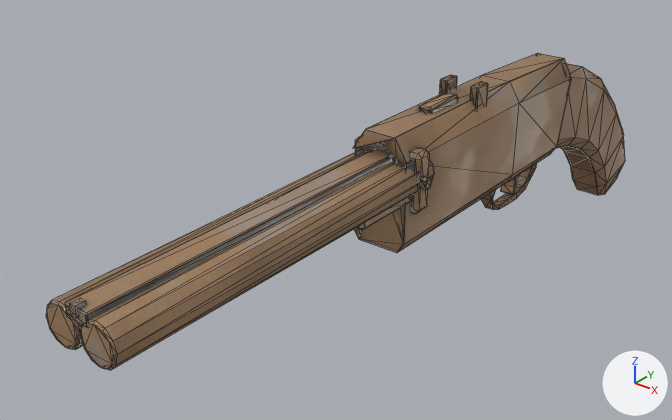
Renders of the glTF model assets/kitbash/sawed_off.glb from each side of a commit.
Rendered twice from a 50 mm lens placed at (0.257, -0.418, 0.303), pointed at (-0.047, -0.039, 0.068). The lights are fixed; the arrows at lower right show +X, +Y and +Z. The first picture is the older version. Mesh edges are drawn as thin lines. Vertices at exactly the same position are counted once.

Before the edit, the objects in view are built like this:
```python
mat_zed_ash = bpy.data.materials.new('zed_ash')
mat_zed_ash.use_nodes = True; mat_zed_ash.node_tree.nodes.clear()
_N = mat_zed_ash.node_tree.nodes; _L = mat_zed_ash.node_tree.links
n0 = _N.new('ShaderNodeBsdfPrincipled'); n0.name = 'Principled BSDF'
n1 = _N.new('ShaderNodeOutputMaterial'); n1.name = 'Material Output'
n2 = _N.new('ShaderNodeTexImage'); n2.name = 'Image Texture'
n2.image = img_image_0
n3 = _N.new('ShaderNodeSeparateColor'); n3.name = 'Separate Color'
n4 = _N.new('ShaderNodeTexImage'); n4.name = 'Image Texture.001'
n4.image = img_image_1
n5 = _N.new('ShaderNodeNormalMap'); n5.name = 'Normal Map'
n5.uv_map = 'UVMap'
n6 = _N.new('ShaderNodeTexImage'); n6.name = 'Image Texture.002'
n6.image = img_image_2
_L.new(n0.outputs[0], n1.inputs[0])  # 'BSDF' to 'Surface'
_L.new(n2.outputs[0], n0.inputs[0])  # 'Color' to 'Base Color'
_L.new(n3.outputs[2], n0.inputs[1])  # 'Blue' to 'Metallic'
_L.new(n3.outputs[1], n0.inputs[2])  # 'Green' to 'Roughness'
_L.new(n4.outputs[0], n3.inputs[0])  # 'Color' to 'Color'
_L.new(n5.outputs[0], n0.inputs[5])  # 'Normal' to 'Normal'
_L.new(n6.outputs[0], n5.inputs[1])  # 'Color' to 'Color'
me_shotgun_shortstock_001 = bpy.data.meshes.new('Shotgun_ShortStock.001')
me_shotgun_shortstock_001.from_pydata(...)  # 651 vertices, 1250 faces; spans x -0.023..0.023, y -0.251..0.251, z 0.0..0.141
me_shotgun_shortstock_001.materials.append(mat_zed_ash)
ob_sawed_off = bpy.data.objects.new('sawed_off', me_shotgun_shortstock_001)
ob_sawed_off.location = (0.0, 0.0, 0.0)
```
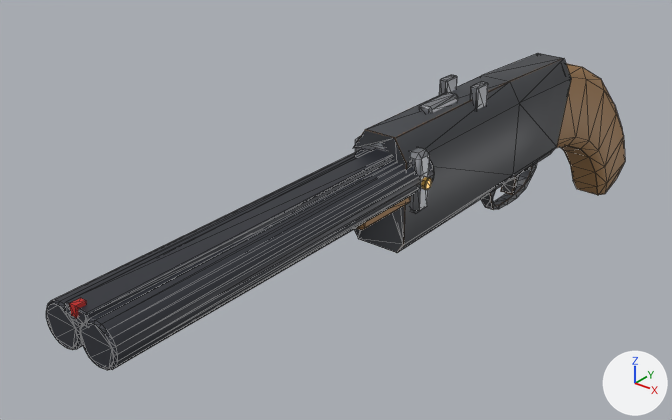
Changed parts and their boxes [x1, y1, x2, y2] in the pictures (672 x 420 px; the box of a moved part takes in the faces that stretch with it):
'sawed_off', surface changed, reshaped (brown to grey): [46, 53, 625, 370] in both
part 1 of me_shotgun_shortstock_001, moved or reshaped: before [46, 150, 434, 370]; after [46, 149, 434, 370]
part 2 of me_shotgun_shortstock_001, recoloured (brown to dark grey): [358, 79, 571, 253] in both
part 3 of me_shotgun_shortstock_001, recoloured (brown to dark grey): before [51, 149, 434, 370]; after [54, 149, 434, 362]
part 4 of me_shotgun_shortstock_001, recoloured: [501, 174, 520, 194] in both
part 5 of me_shotgun_shortstock_001, recoloured: [355, 75, 488, 213] in both
part 6 of me_shotgun_shortstock_001, recoloured: [421, 178, 431, 190] in both
part 7 of me_shotgun_shortstock_001, recoloured: [69, 298, 87, 318] in both

Patch to the scene script:
```diff
--- a/assets/kitbash/sawed_off.glb.py
+++ b/assets/kitbash/sawed_off.glb.py
@@ mat_zed_ash @@
 mat_zed_ash = bpy.data.materials.new('zed_ash')
-# nodes: BsdfPrincipled, NormalMap, OutputMaterial, SeparateColor, TexImage x3
-# uses the picture img_image_0
-# uses the picture img_image_1
-# uses the picture img_image_2
+# nodes: BsdfPrincipled, OutputMaterial
+# colours: brown #a87f52
@@ mat_zed_blued @@
+mat_zed_blued = principled_material('zed_blued')
+mat_zed_blued.base_color = (0.0331, 0.0363, 0.047)  # dark grey #33363d
+mat_zed_blued.metallic = 0.25
+mat_zed_blued.roughness = 0.45
@@ mat_zed_red @@
+mat_zed_red = principled_material('zed_red')
+mat_zed_red.base_color = (0.523, 0.0134, 0.01)  # red #bf1f19
@@ mat_zed_brass @@
+mat_zed_brass = principled_material('zed_brass')
+mat_zed_brass.base_color = (0.57, 0.342, 0.0732)  # orange #c79e4c
+mat_zed_brass.metallic = 0.6
+mat_zed_brass.roughness = 0.35
@@ mat_zed_steel @@
+mat_zed_steel = principled_material('zed_steel')
+mat_zed_steel.base_color = (0.233, 0.243, 0.263)  # grey #85878c
+mat_zed_steel.metallic = 0.35
+mat_zed_steel.roughness = 0.38
@@ mat_zed_polymer @@
+mat_zed_polymer = principled_material('zed_polymer')
+mat_zed_polymer.base_color = (0.0245, 0.0245, 0.0272)  # black #2b2b2e
+mat_zed_polymer.roughness = 0.75
@@ mat_zed_gunmetal @@
+mat_zed_gunmetal = principled_material('zed_gunmetal')
+mat_zed_gunmetal.base_color = (0.0593, 0.0637, 0.0732)  # dark grey #45474c
+mat_zed_gunmetal.metallic = 0.2
@@ me_shotgun_shortstock_001 @@
-me_shotgun_shortstock_001.from_pydata(...)  # 651 vertices, 1250 faces; spans x -0.023..0.023, y -0.251..0.251, z 0.0..0.141
+me_shotgun_shortstock_001.from_pydata(...)  # 715 vertices, 1378 faces; spans x -0.023..0.023, y -0.251..0.251, z 0.0..0.141
+# me_shotgun_shortstock_001 part 1: 44 vertices moved from x -0.019..0.019, y -0.25..-0.041, z 0.101..0.12 to x -0.02..0.02, y -0.25..-0.041, z 0.101..0.12; 20 vertices removed from x -0.019..0.019, y -0.25..-0.041, z 0.102..0.119; 84 vertices added at x -0.019..0.019, y -0.25..-0.041, z 0.102..0.119
+# me_shotgun_shortstock_001 part 2: 54 faces spanning x -0.017..0.017, y -0.062..0.121, z 0.044..0.134 switch from mat_zed_ash to mat_zed_gunmetal (dark grey #45474c)
+# me_shotgun_shortstock_001 part 3: 110 faces spanning x -0.021..0.021, y -0.25..-0.041, z 0.1..0.123 switch from mat_zed_ash to mat_zed_blued (dark grey #33363d)
+# me_shotgun_shortstock_001 part 4: 11 faces spanning x -0.004..0.004, y 0.079..0.088, z 0.05..0.066 switch from mat_zed_ash to mat_zed_polymer (black #2b2b2e)
+# me_shotgun_shortstock_001 part 5: 164 faces spanning x -0.021..0.021, y -0.057..0.023, z 0.092..0.141 switch from mat_zed_ash to mat_zed_steel (grey #85878c)
+# me_shotgun_shortstock_001 part 6: 38 faces spanning x -0.023..0.023, y -0.055..-0.048, z 0.106..0.112 switch from mat_zed_ash to mat_zed_brass (orange #c79e4c)
+# me_shotgun_shortstock_001 part 7: 12 faces spanning x -0.002..0.002, y -0.251..-0.246, z 0.119..0.124 switch from mat_zed_ash to mat_zed_red (red #bf1f19)
+# other edits to the shape of me_shotgun_shortstock_001 do not show in these pictures
```
